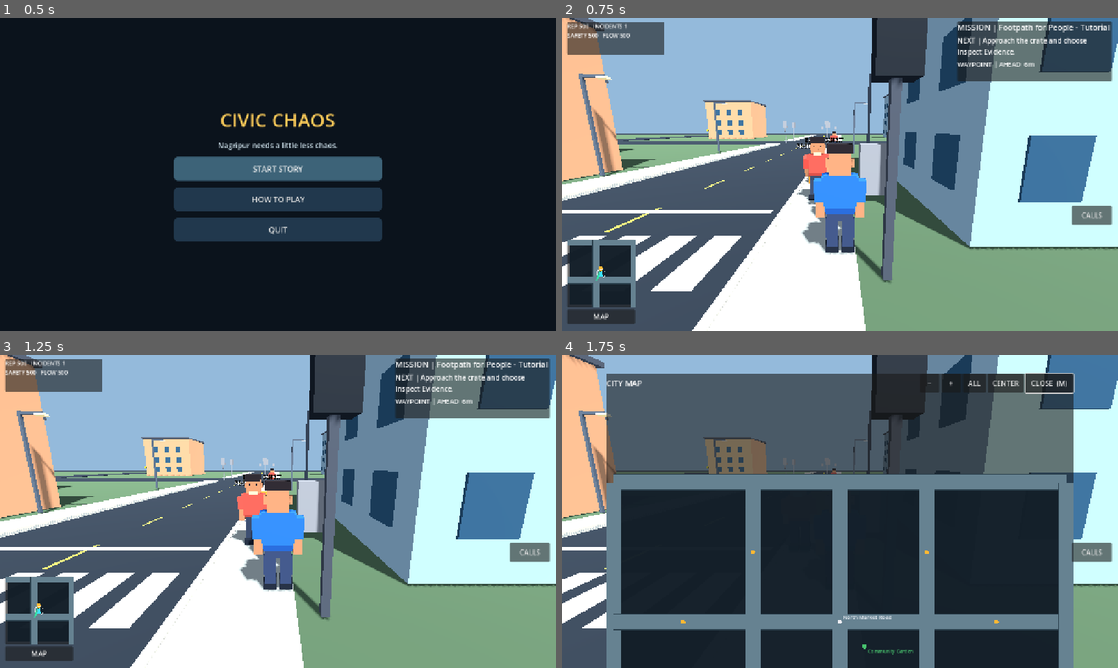
Above: before the commit, frames 1-4 (two rows, left to right).
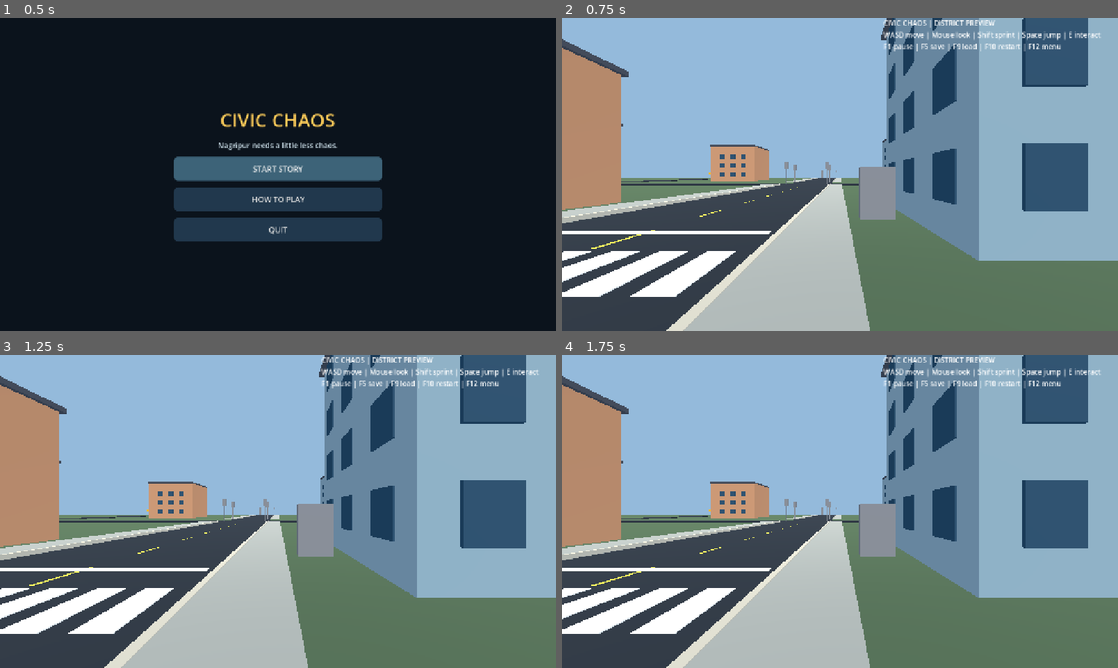
Above: after the commit, the same moments.

Repository: gauravprajapat-23/civic-chaos
Game: Godot game, scene res://scenes/core/menu.tscn
Two runs of this game, one before a commit and one after it. Both use one fixed random seed, a clock stepped at 60 frames per second and the inputs below.
Inputs (mouse positions are in pixels of both pictures, inside the frame that each line leads up to):
- Up to frame 1 (0.5 s): no input
- Up to frame 2 (0.75 s): click "START STORY" at 0.5 s
- Up to frame 3 (1.25 s): no input
- Up to frame 4 (1.75 s): click (600, 652) at 1.25 s, where only the run before the commit has a clickable "MAP"

Frame 1 is identical in both runs. In frame 2, 75% of the frame differs, in the area x 0-100%, y 0-100%; in frame 3, 75%; in frame 4, 94%.
Error after the commit: Parse Error: Function "sinf()" not found in base self. (res://scripts/player/player_controller.gd:228)

Commit message:
feat(bike): player ride mode with acceleration, steering, braking, collision sweeps, and safe mount/dismount [skip ci]

Diff:
--- a/scripts/player/player_controller.gd
+++ b/scripts/player/player_controller.gd
@@ -37,6 +37,20 @@
 var _airborne_vehicle_guard: BoxShape3D
 const VEHICLE_GUARD_HEIGHT_M: float = 2.7
 const VEHICLE_GUARD_WIDTH_M: float = 0.70
+## VEHICLE-RIDE-01: player-owned bike control keeps camera and joystick
+## bindings intact, with extra physical footprint protection.
+const BIKE_MAX_SPEED_MPS: float = 12.0
+const BIKE_REVERSE_MPS: float = 2.0
+const BIKE_ACCEL_MPS2: float = 5.5
+const BIKE_BRAKE_MPS2: float = 12.0
+const BIKE_COAST_MPS2: float = 2.5
+const BIKE_TURN_RATE: float = 1.55
+var ridden_bike: CivicRideableBike
+var _bike_speed: float = 0.0
+var _bike_heading: float = 0.0
+var _bike_guard: BoxShape3D
+var _mount_camera_length: float = 4.0
+var _mount_camera_height: float = 1.5
 
 func _ready() -> void:
     CharacterArt.build(visual, Color(0.15, 0.39, 0.74), Color(0.72, 0.48, 0.33),
@@ -96,6 +110,8 @@
 func _physics_process(delta: float) -> void:
     # Physics-space queries execute on the physics tick, not from input events.
     if _restore_pending:
+        if is_instance_valid(ridden_bike):
+            dismount_bike()
         _restore_pending = false
         if _try_place_on_ground(_restore_position):
             rotation.y = _restore_yaw
@@ -114,6 +130,9 @@
     var look := Input.get_vector("look_left", "look_right", "look_up", "look_down")
     if look.length_squared() > 0.001:
         rotate_camera(-look.x * gamepad_look_speed * delta, -look.y * gamepad_look_speed * delta)
+    if is_instance_valid(ridden_bike):
+        _advance_bike(delta)
+        return
     var input_vector := Input.get_vector("move_left", "move_right", "move_forward", "move_back")
     var forward := -camera.global_transform.basis.z
     var right := camera.global_transform.basis.x
@@ -143,6 +162,114 @@
     if direction.length_squared() > 0.01:
         visual.rotation.y = lerp_angle(visual.rotation.y, atan2(-direction.x, -direction.z), minf(1.0, 12.0 * delta))
 
+func mount_bike(bike: CivicRideableBike) -> bool:
+    if not is_instance_valid(bike) or is_instance_valid(ridden_bike):
+        return false
+    if global_position.distance_to(bike.global_position) > CivicRideableBike.MOUNT_DISTANCE_M:
+        return false
+    if not bike.mount_to(self):
+        return false
+    ridden_bike = bike
+    _bike_speed = 0.0
+    _bike_heading = visual.rotation.y
+    _mount_camera_length = spring_arm.spring_length
+    _mount_camera_height = camera_pivot.position.y
+    spring_arm.spring_length = 5.7
+    camera_pivot.position.y = 2.0
+    visual.position.y = 1.15
+    velocity = Vector3.ZERO
+    interaction_message.emit("BIKE | W accelerate, S brake/reverse, A/D steer, E dismount. Android: joystick + USE.")
+    return true
+
+func dismount_bike() -> bool:
+    if not is_instance_valid(ridden_bike):
+        return false
+    # Do not unmount into a moving car or a pedestrian. Remaining in the
+    # bike is safer than resolving the overlap by teleporting the rider.
+    if not _bike_worksite_clear():
+        interaction_message.emit("Stop away from cars and pedestrians to dismount.")
+        return false
+    var bike: CivicRideableBike = ridden_bike
+    if not bike.park():
+        return false
+    ridden_bike = null
+    _bike_speed = 0.0
+    spring_arm.spring_length = _mount_camera_length
+    camera_pivot.position.y = _mount_camera_height
+    visual.position.y = 0.9
+    velocity = Vector3.ZERO
+    interaction_message.emit("Bike parked | E / USE near bike to ride again.")
+    return true
+
+func _bike_worksite_clear() -> bool:
+    if not is_inside_tree():
+        return false
+    var body := get_node_or_null("CollisionShape3D") as CollisionShape3D
+    if body == null or body.shape == null:
+        return false
+    var query := PhysicsShapeQueryParameters3D.new()
+    query.shape = body.shape
+    query.transform = body.global_transform
+    query.collision_mask = 4 | 8
+    query.exclude = [get_rid()]
+    return get_world_3d().direct_space_state.intersect_shape(query, 8).is_empty()
+
+func _advance_bike(delta: float) -> void:
+    var controls := Input.get_vector("move_left", "move_right", "move_forward", "move_back")
+    var throttle: float = -controls.y
+    if throttle > 0.05:
+        _bike_speed = move_toward(_bike_speed, BIKE_MAX_SPEED_MPS * throttle, BIKE_ACCEL_MPS2 * delta)
+    elif throttle < -0.05:
+        _bike_speed = move_toward(_bike_speed, BIKE_REVERSE_MPS * throttle, BIKE_BRAKE_MPS2 * delta)
+    else:
+        _bike_speed = move_toward(_bike_speed, 0.0, BIKE_COAST_MPS2 * delta)
+    if absf(controls.x) > 0.05 and absf(_bike_speed) > 0.2:
+        _bike_heading += controls.x * BIKE_TURN_RATE * delta * clampf(absf(_bike_speed) / 4.0, 0.30, 1.0) * signf(_bike_speed)
+    var direction := Vector3(-sinf(_bike_heading), 0, -cosf(_bike_heading))
+    velocity.x = direction.x * _bike_speed
+    velocity.z = direction.z * _bike_speed
+    velocity.y = -0.1 if is_on_floor() else velocity.y - _gravity * delta
+    _limit_bike_motion(delta)
+    _limit_horizontal_actor_motion(delta)
+    var previous: Vector3 = global_position
+    move_and_slide()
+    _recover_vehicle_descent_overlap()
+    var displacement: Vector3 = global_position - previous
+    displacement.y = 0.0
+    if is_instance_valid(ridden_bike):
+        ridden_bike.rotation.y = _bike_heading
+        ridden_bike.animate_wheels(displacement.length())
+    visual.rotation.y = _bike_heading
+    _animate_walk(0.0)
+
+func _limit_bike_motion(delta: float) -> void:
+    if _bike_guard == null:
+        _bike_guard = BoxShape3D.new()
+        _bike_guard.size = Vector3(1.0, 1.1, 1.8)
+    var motion := Vector3(velocity.x, 0, velocity.z) * delta
+    if motion.length_squared() < 0.000001:
+        return
+    var query := PhysicsShapeQueryParameters3D.new()
+    query.shape = _bike_guard
+    query.transform = Transform3D(Basis(Vector3.UP, _bike_heading),
+        global_position + Vector3.UP * 0.95)
+    query.motion = motion
+    query.collision_mask = 1 | 4 | 8
+    query.exclude = [get_rid()]
+    query.margin = 0.02
+    var space := get_world_3d().direct_space_state
+    if not space.intersect_shape(query, 8).is_empty():
+        _bike_speed = 0.0
+        velocity.x = 0.0
+        velocity.z = 0.0
+        return
+    var safe: PackedFloat32Array = space.cast_motion(query)
+    if safe.size() > 0 and safe[0] < 0.99:
+        var amount: float = maxf(0.0, float(safe[0]) - 0.02)
+        velocity.x *= amount
+        velocity.z *= amount
+        _bike_speed *= amount
+
 ## Queue save restoration for the next physics tick so the space is unlocked.
 ## A queued restore is not considered successful until placement passes checks.
 func request_safe_restore(requested: Vector3, yaw: float) -> bool:
@@ -159,6 +286,8 @@
 ## On failure do not teleport to the fallback spawn: the caller must roll
 ## back the civic/world transaction and leave the player in place.
 func restore_now_safe(requested: Vector3, yaw: float) -> bool:
+    if is_instance_valid(ridden_bike) and not dismount_bike():
+        return false
     _restore_pending = false
     if not requested.is_finite() or not is_finite(yaw) or not is_inside_tree():
         return false
@@ -363,6 +492,9 @@
     spring_arm.rotation.x = _pitch
 
 func try_interact() -> void:
+    if is_instance_valid(ridden_bike):
+        dismount_bike()
+        return
     var center := camera.get_viewport().get_visible_rect().size * 0.5
     var origin := camera.project_ray_origin(center)
     var destination := origin + camera.project_ray_normal(center) * (spring_arm.spring_length + interaction_distance + 1.0)
